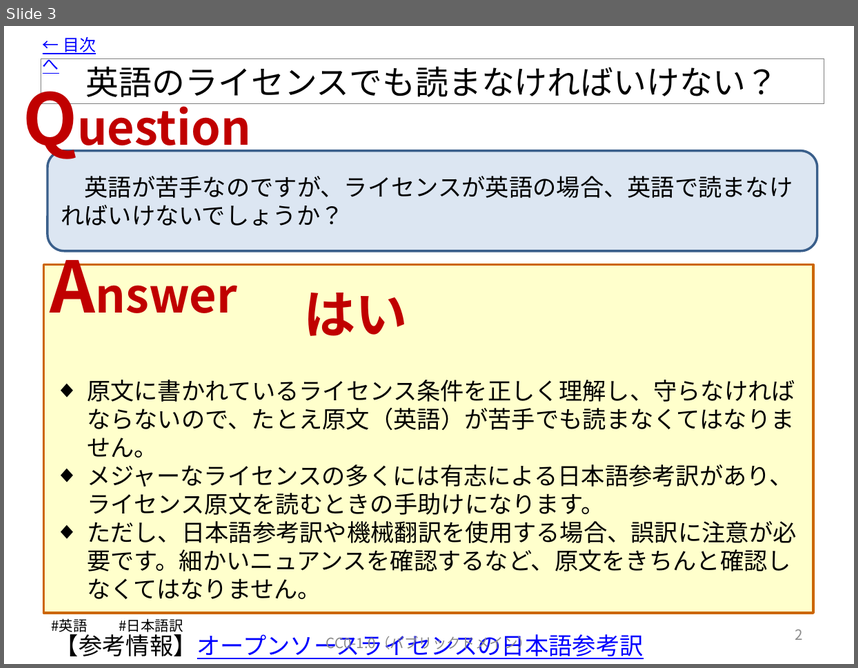
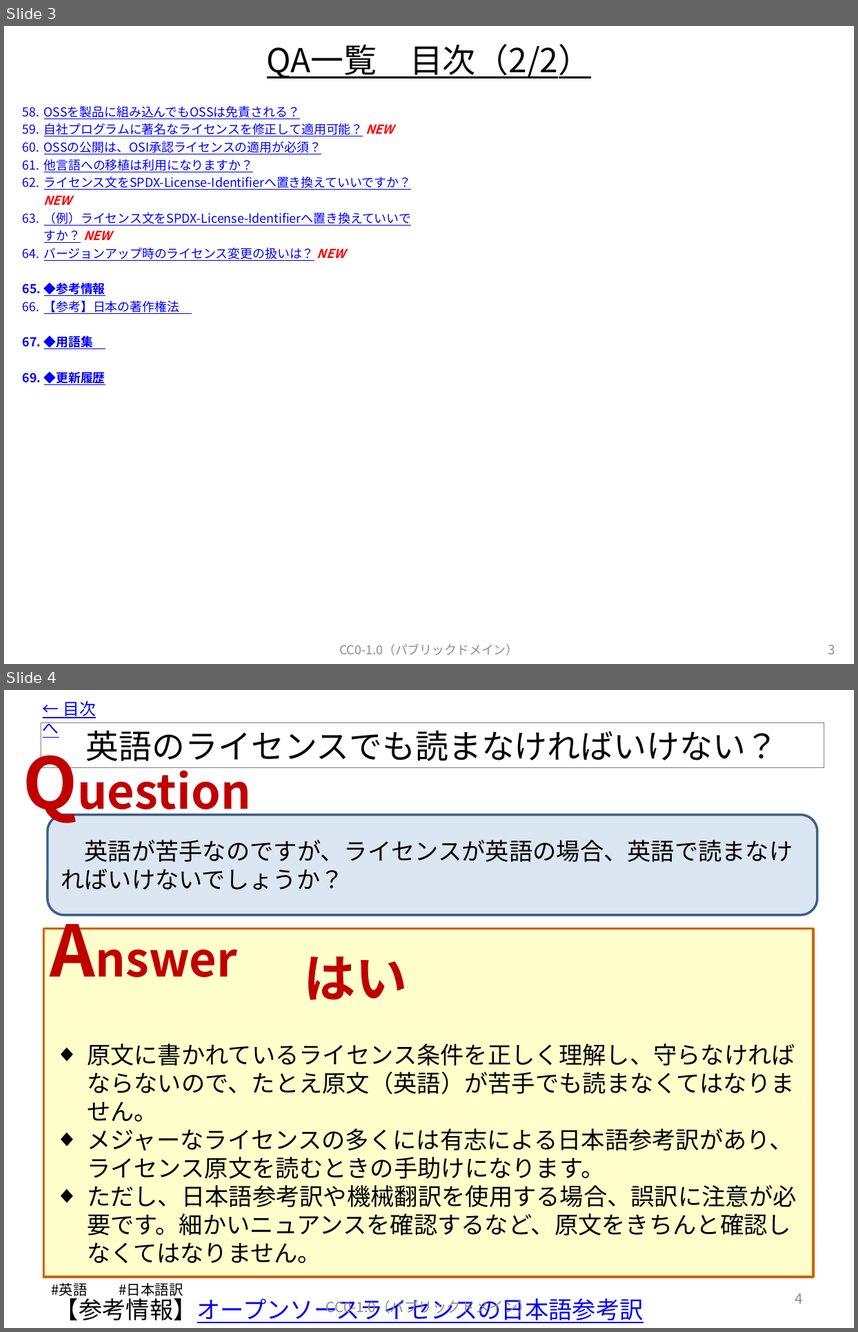
Before and after one commit to OpenChain-Project/OpenChain-JWG, a slide deck: Education_Material/FAQ/OSSライセンス関連でよくある誤解_CC0.pptx. Shown one above the other, each under a label of ours: slide 3 before the commit, slides 3 and 4 after it. The pictures are 858x668 and 858x1332 pixels, drawn with LibreOffice and Linux fonts; fonts in the diff are those of the drawing. Boxes give left, top, right and bottom in pixels: in the first picture for what was removed or moved away, otherwise in the second. Text is boxed around its words. In the diff, an @@ line names an element or a change of style, - is before the commit and + after.

```diff
--- a/Education_Material/FAQ/OSSライセンス関連でよくある誤解_CC0.pptx
+++ b/Education_Material/FAQ/OSSライセンス関連でよくある誤解_CC0.pptx
@@ slide 3 added at <box>4,26,854,664</box>, background #FFFFFF @@
@@ title added at <box>267,44,591,78</box>, 28 pt, text #000000, underline @@
+QA一覧 目次（2/2）
@@ text added at <box>44,106,412,385</box>, 10.5 pt, text #0000FF, underline @@
+58. OSSを製品に組み込んでもOSSは免責される？
+59. 自社プログラムに著名なライセンスを修正して適用可能？ NEW
+60. OSSの公開は、OSI承認ライセンスの適用が必須？
+61. 他言語への移植は利用になりますか？
+62. ライセンス文をSPDX-License-Identifierへ置き換えていいですか？ NEW
+63. （例）ライセンス文をSPDX-License-Identifierへ置き換えていいですか？ NEW
+64. バージョンアップ時のライセンス変更の扱いは？ NEW
+65. ◆参考情報
+66. 【参考】日本の著作権法
+67. ◆用語集
+68. ◆更新履歴
@@ text added at <box>339,644,519,655</box>, 10.5 pt, text #8C8C8C @@
+CC0-1.0（パブリックドメイン）
@@ page number added at <box>829,644,835,654</box>, 11 pt, text #8C8C8C @@
+3
@@ what was slide 3 is now slide 4 @@
@@ page number at <box>795,1293,803,1303</box>: text changed @@
-2
+4
```
Also in this commit, not shown: 3 slides changed, 5 other slides added, 1 other file.
